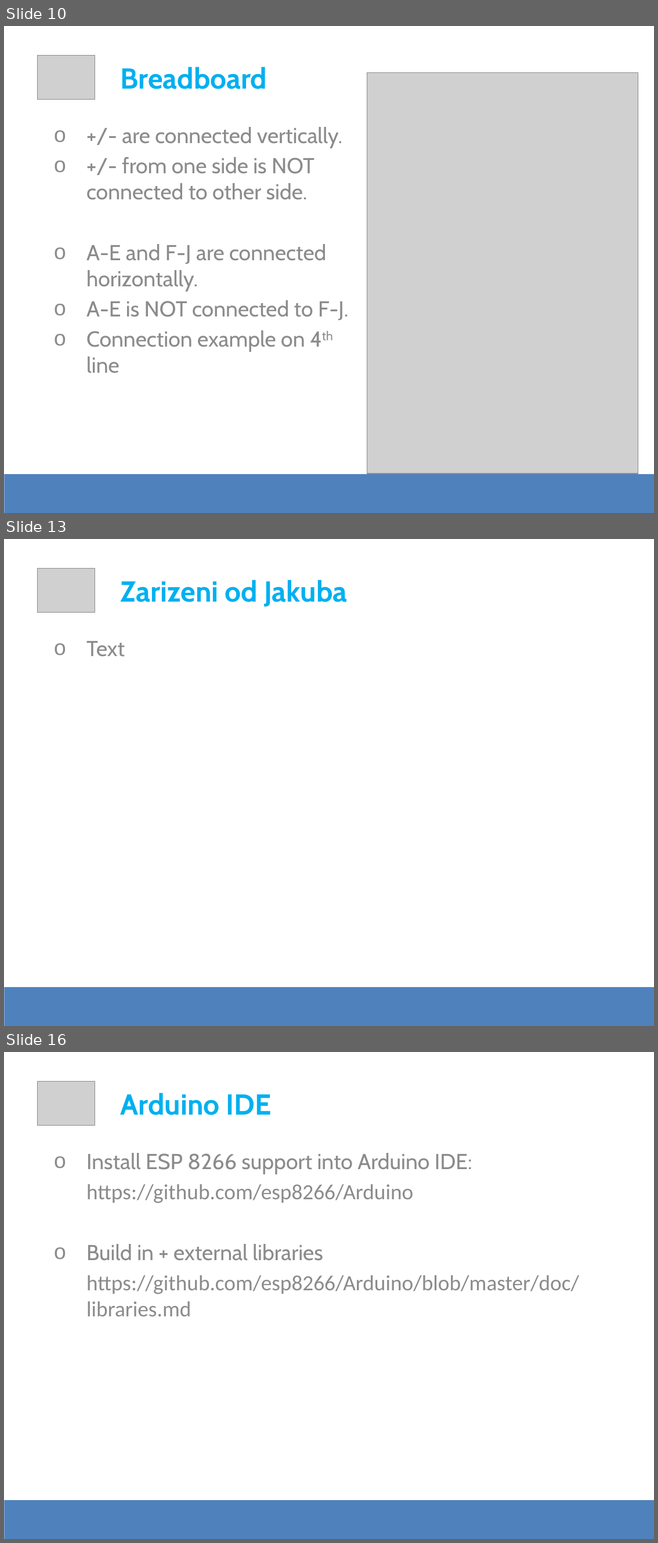
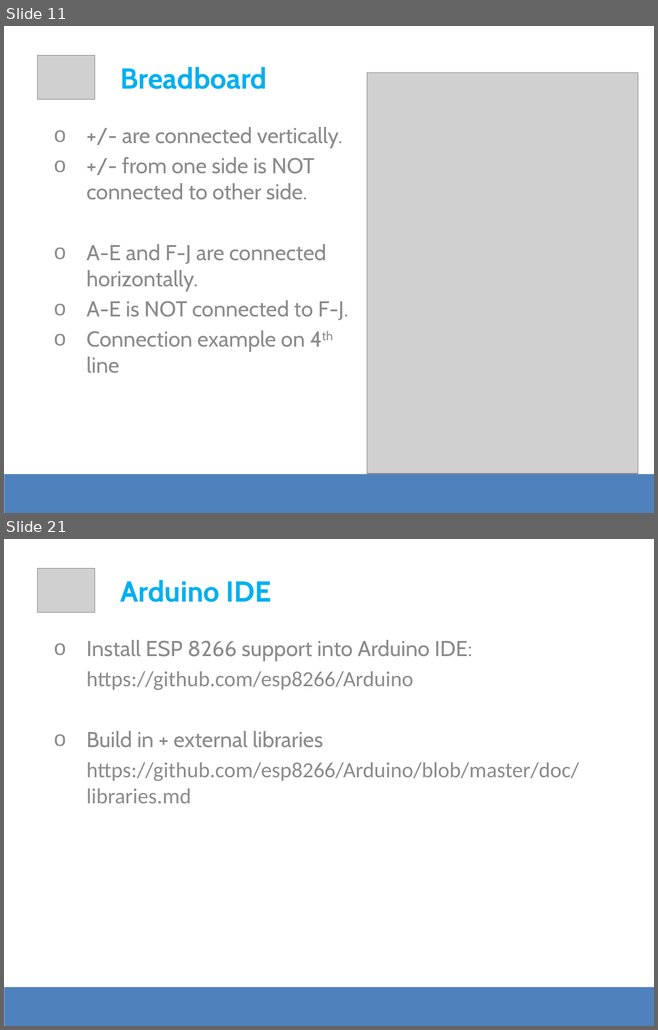
Before and after one commit to apolo-11/es-workshop-esp8266, a slide deck: DevSession - ESP8266.pptx. Shown one above the other, each under a label of ours: slides 10, 13 and 16 before the commit, slides 11 and 21 after it; the slides between them are not shown. The pictures are 658x1543 and 658x1030 pixels, drawn with LibreOffice and Linux fonts; fonts in the diff are those of the drawing; grey boxes stand for pictures. Boxes give left, top, right and bottom in pixels: in the first picture for what was removed or moved away, otherwise in the second. Text is boxed around its words. In the diff, an @@ line names an element or a change of style, - is before the commit and + after.

```diff
--- a/DevSession - ESP8266.pptx
+++ b/DevSession - ESP8266.pptx
@@ slide 13 removed at box(4, 539, 654, 1026), background #FFFFFF @@
@@ picture removed at box(37, 568, 95, 613) @@
@@ text removed at box(121, 580, 347, 607) @@
-Zarizeni od Jakuba
@@ text removed at box(86, 641, 125, 657) @@
-o Text
@@ rectangle removed at box(4, 987, 654, 1026) @@
@@ what was slide 10 is now slide 11 @@
@@ what was slide 16 is now slide 21 @@
```
Also in this commit, not shown: 3 slides changed, 10 slides added, 3 other slides removed, 3 other files.
